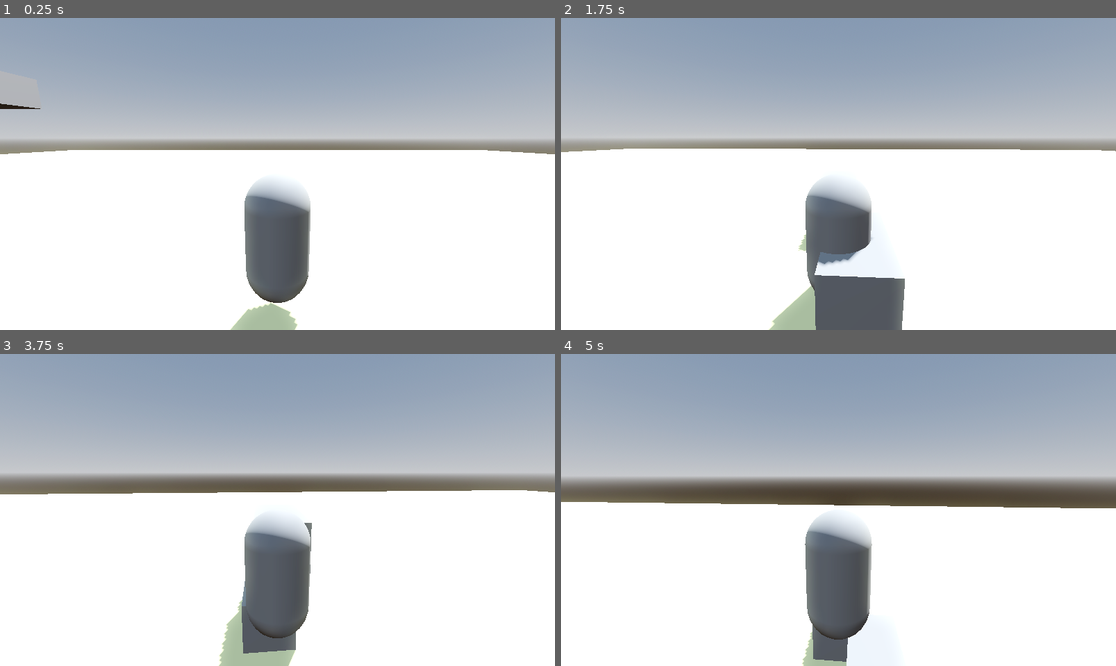
Above: before the commit, frames 1-4 (two rows, left to right).
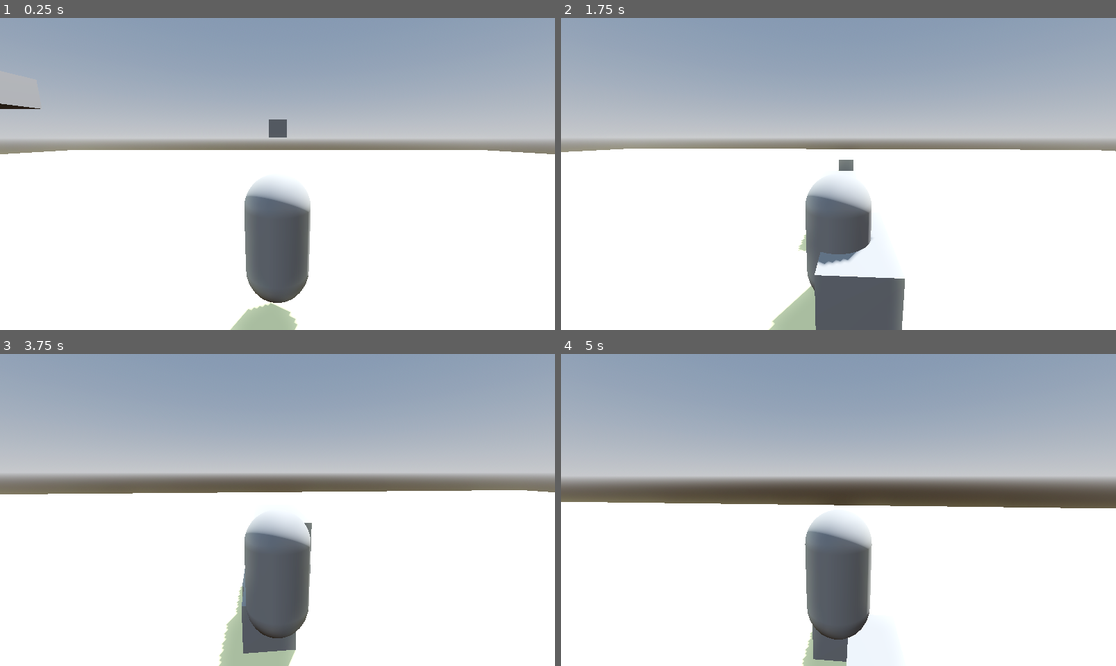
Above: after the commit, the same moments.

Repository: Lukko-Digital/walkington-city
Game: Godot game, scene res://main.tscn
Same seed, same stepped clock (60 frames per second), same inputs: the game is played once before the commit and once after it.
Inputs (mouse positions are in pixels of both pictures, inside the frame that each line leads up to):
- Up to frame 1 (0.25 s): no input
- Up to frame 2 (1.75 s): move the mouse to (866, 174) at 0.52 s; press the mouse at (866, 174) at 0.53 s; hold W (forward) from 0.53 s (still down); tap Space (jump) at 0.77, 1.52 s; move the mouse to (810, 174) at 1.27 s; release the mouse at (810, 174) at 1.28 s; click (810, 174) at 1.35 s
- Up to frame 3 (3.75 s): keep holding W (forward); move the mouse to (288, 503) at 2.02 s; press the mouse at (288, 503) at 2.03 s; move the mouse to (271, 516) at 2.77 s; release the mouse at (271, 516) at 2.78 s; click (271, 516) at 2.85 s; tap Space (jump) at 3.02 s; move the mouse to (316, 513) at 3.52 s; press the mouse at (316, 513) at 3.53 s
- Up to frame 4 (5 s): keep holding W (forward); tap Space (jump) at 3.77, 4.52 s; move the mouse to (794, 506) at 4.27 s; release the mouse at (794, 506) at 4.28 s; click (794, 506) at 4.35 s

The runs differ from the first frame. In frame 1, 0.2% of the frame differs, in the area x 48-52%, y 32-39%; in frame 2, less than 0.1%; in frame 3, less than 0.1%; in frame 4, nothing differs.

Commit message:
add test drill

Diff:
--- a/main.tscn
+++ b/main.tscn
@@ -1,6 +1,7 @@
-[gd_scene load_steps=10 format=3 uid="uid://c2cqsafxc5pue"]
+[gd_scene load_steps=11 format=3 uid="uid://c2cqsafxc5pue"]
 
 [ext_resource type="PackedScene" uid="uid://cc21yn41d2c1h" path="res://player.tscn" id="1_tck16"]
+[ext_resource type="PackedScene" uid="uid://nu7r2s2b8db8" path="res://drill.tscn" id="2_p5j66"]
 
 [sub_resource type="ProceduralSkyMaterial" id="ProceduralSkyMaterial_l7lto"]
 sky_horizon_color = Color(0.64625, 0.65575, 0.67075, 1)
@@ -89,3 +90,6 @@
 
 [node name="CollisionShape3D" type="CollisionShape3D" parent="Platforms/MeshInstance3D4/StaticBody3D"]
 shape = SubResource("ConcavePolygonShape3D_y8btx")
+
+[node name="Drill" parent="." instance=ExtResource("2_p5j66")]
+transform = Transform3D(1, 0, 0, 0, 1, 0, 0, 0, 1, 0, 3.64341, -8.48125)
